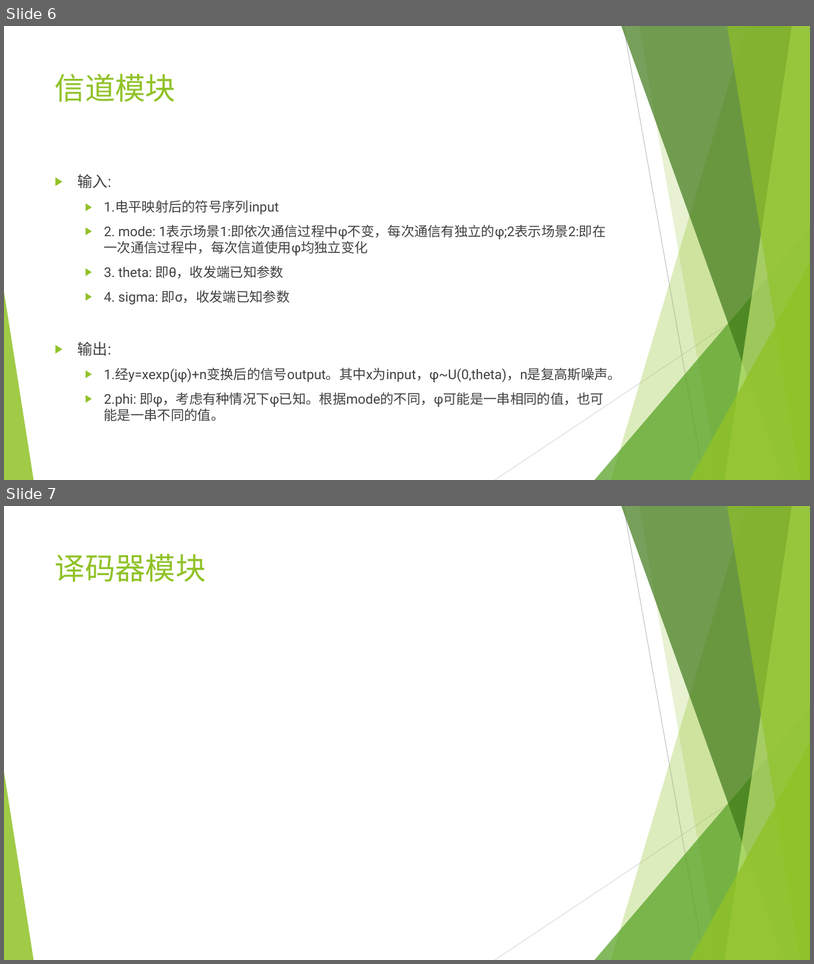
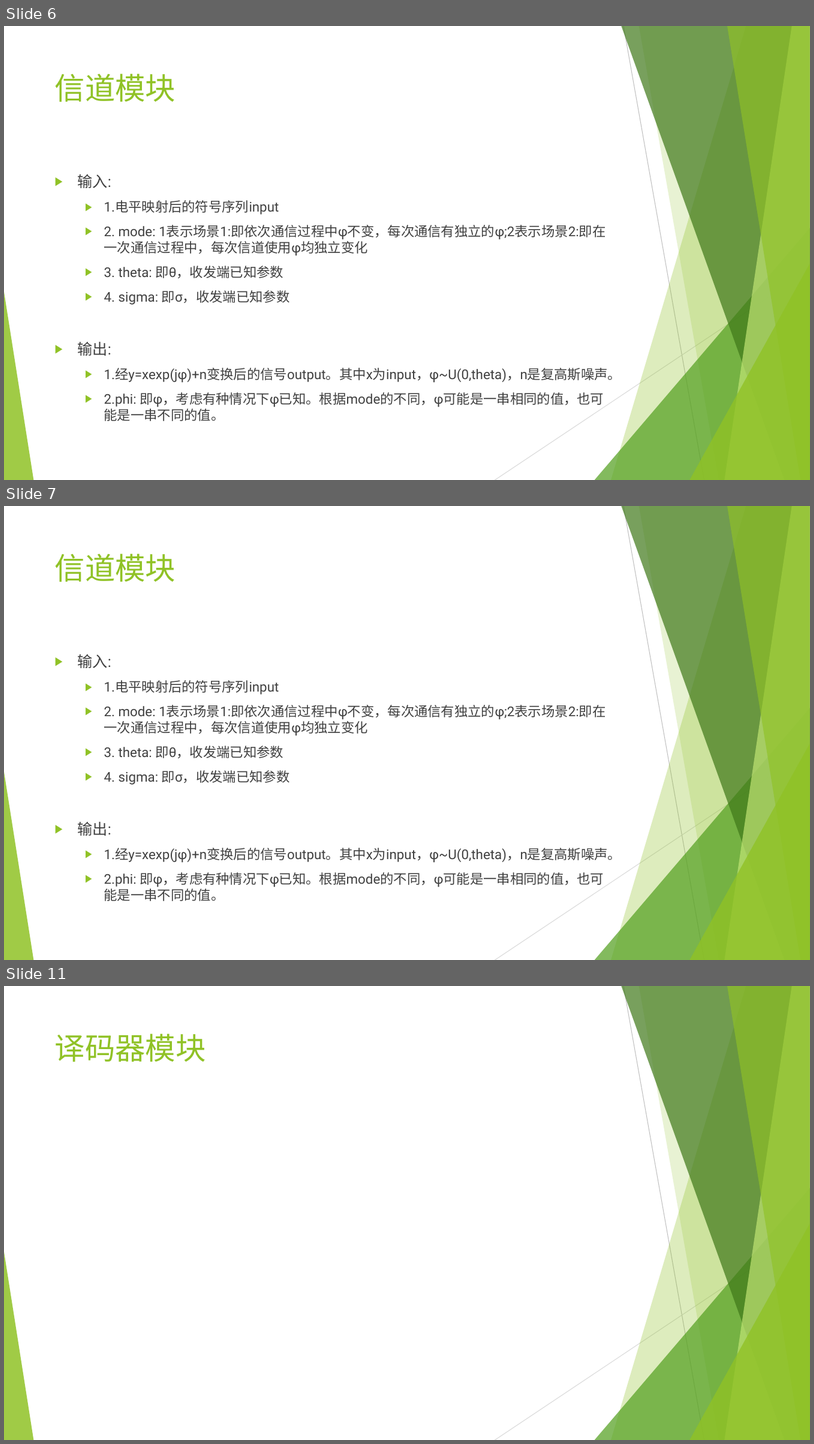
Before and after one commit to EECodingPresentation/project1, a slide deck: v1.pptx. Shown one above the other, each under a label of ours: slides 6 and 7 before the commit, slides 6, 7 and 11 after it; the slides between them are not shown. The pictures are 814x964 and 814x1444 pixels, drawn with LibreOffice and Linux fonts; fonts in the diff are those of the drawing; grey boxes stand for pictures. Boxes give left, top, right and bottom in pixels: in the first picture for what was removed or moved away, otherwise in the second. Text is boxed around its words. In the diff, an @@ line names an element or a change of style, - is before the commit and + after.

```diff
--- a/v1.pptx
+++ b/v1.pptx
@@ slide 7 added at <box>4,506,810,960</box>, background #FFFFFF; not listed: 10 template elements that a slide beside it also shows @@
@@ title added at <box>55,553,176,582</box>, 36 pt, text #90C226 @@
+信道模块
@@ text added at <box>78,654,622,901</box>, 16 pt, text #404040 @@
+▶ 输入:
+  ▶ 1.电平映射后的符号序列input
+  ▶ 2. mode: 1表示场景1:即依次通信过程中φ不变，每次通信有独立的φ;2表示场景2:即在一次通信过程中，每次信道使用φ均独立变化
+  ▶ 3. theta: 即θ，收发端已知参数
+  ▶ 4. sigma: 即σ，收发端已知参数
+▶ 输出:
+  ▶ 1.经y=xexp(jφ)+n变换后的信号output。其中x为input，φ~U(0,theta)，n是复高斯噪声。
+  ▶ 2.phi: 即φ，考虑有种情况下φ已知。根据mode的不同，φ可能是一串相同的值，也可能是一串不同的值。
@@ what was slide 7 is now slide 11 @@
```
Also in this commit, not shown: 3 other slides added.
